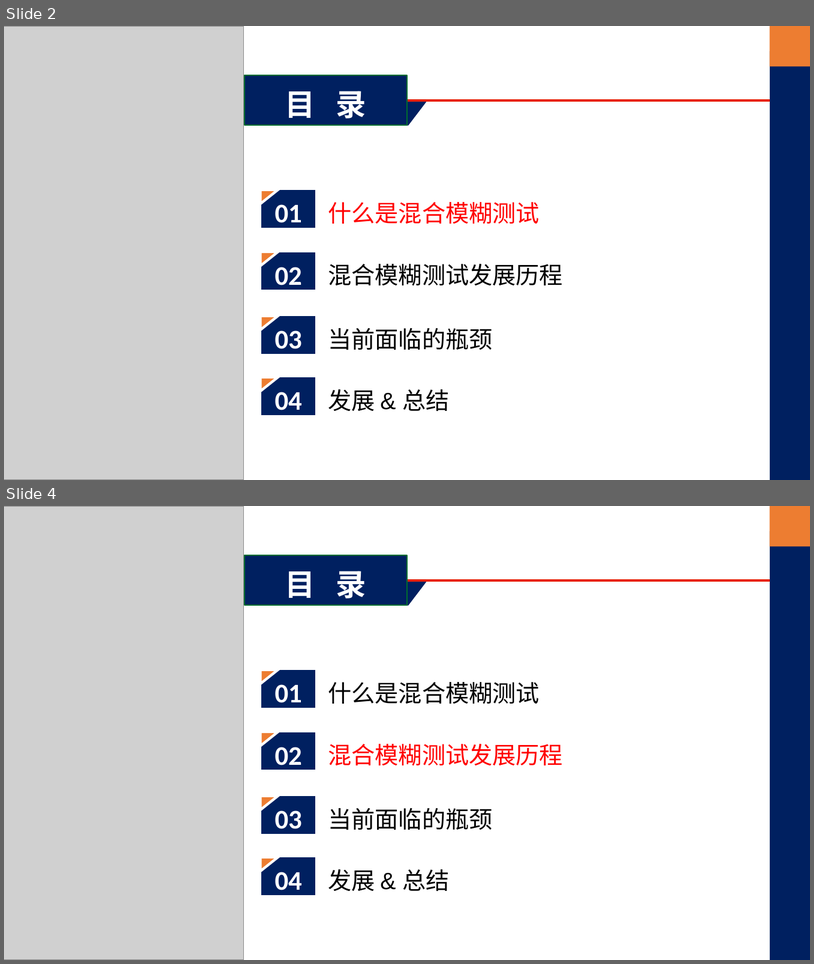
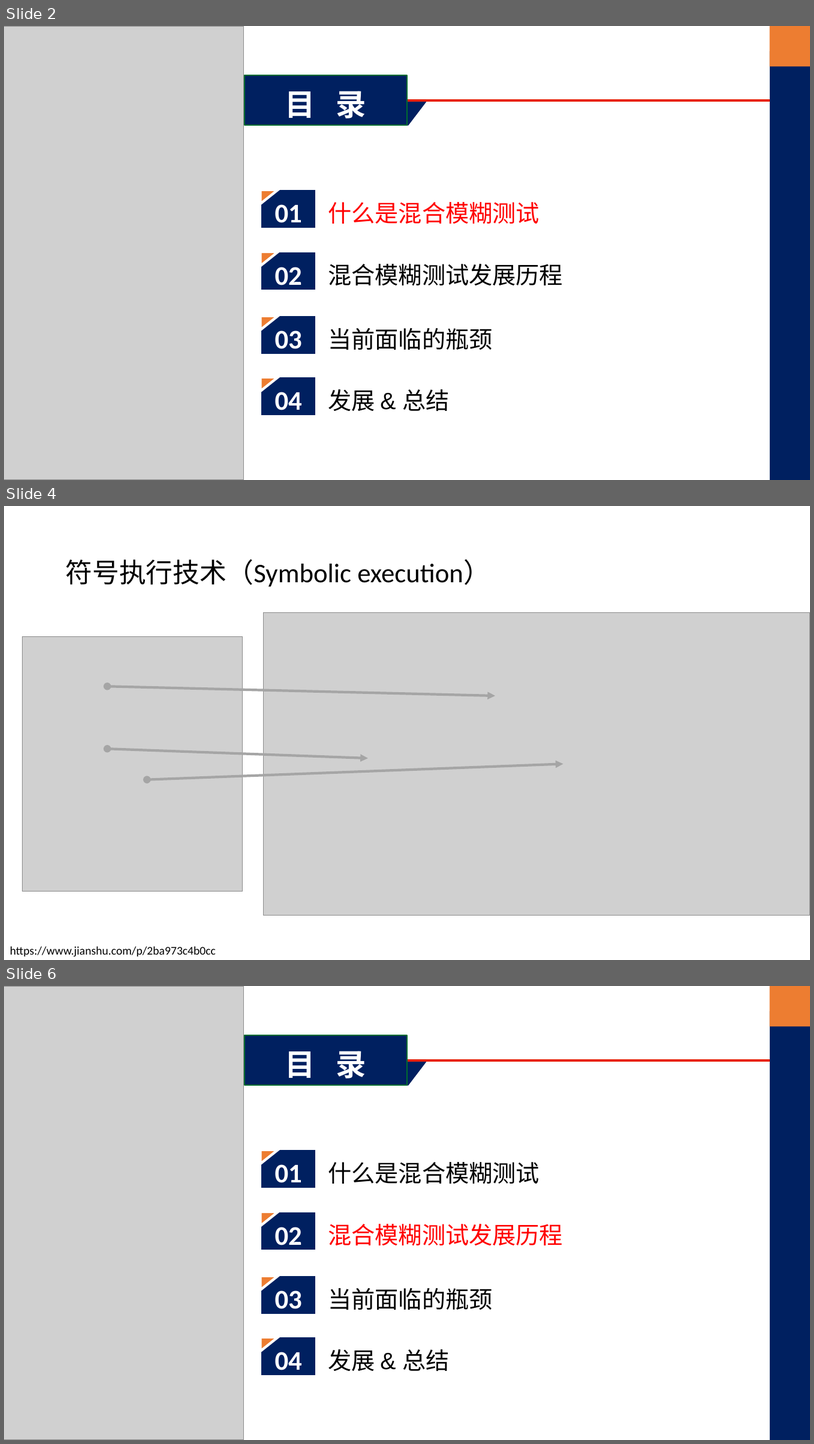
Before and after one commit to WayneDevMaze/Chinese_review_fuzzing, a slide deck: PPT/A Survey of Hybrid Fuzzing based on Symbolic Execution.pptx. Shown one above the other, each under a label of ours: slides 2 and 4 before the commit, slides 2, 4 and 6 after it; the slides between them are not shown. The pictures are 814x964 and 814x1444 pixels, drawn with LibreOffice and Linux fonts; fonts in the diff are those of the drawing; grey boxes stand for pictures. Boxes give left, top, right and bottom in pixels: in the first picture for what was removed or moved away, otherwise in the second. Text is boxed around its words. In the diff, an @@ line names an element or a change of style, - is before the commit and + after.

```diff
--- a/PPT/A Survey of Hybrid Fuzzing based on Symbolic Execution.pptx
+++ b/PPT/A Survey of Hybrid Fuzzing based on Symbolic Execution.pptx
@@ slide 4 added at (4, 506, 810, 960), background #FFFFFF @@
@@ title added at (65, 559, 491, 587), 32 pt, text #000000 @@
+符号执行技术（Symbolic execution）
@@ picture added at (264, 612, 810, 915) @@
@@ picture added at (22, 637, 243, 891) @@
@@ double arrow added from (107, 686) to (495, 696), #A5A5A5 3 pt @@
@@ double arrow added from (107, 748) to (368, 758), #A5A5A5 3 pt @@
@@ double arrow added from (147, 780) to (564, 764), #A5A5A5 3 pt @@
@@ text added at (10, 946, 216, 957), 14 pt, text #000000 @@
+https://www.jianshu.com/p/2ba973c4b0cc
@@ what was slide 4 is now slide 6 @@
```
Also in this commit, not shown: 5 other slides added, 3 slides removed.
